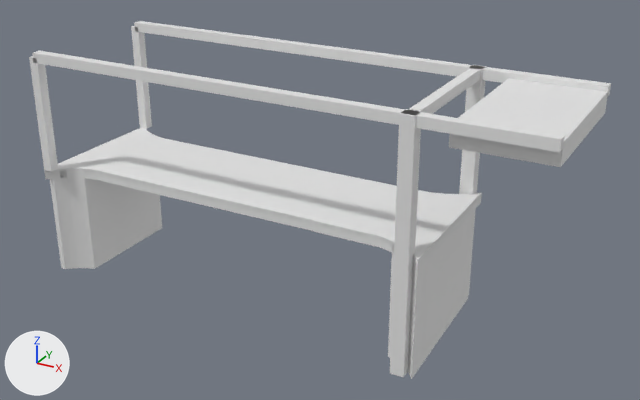
One commit to the glTF model models/taarlo/taarlo-taarlosebrug/taarlo-taarlosebrug.glb: the scene before it, then after it.
One viewpoint serves both versions: a camera (50 mm lens) standing at (40.9, -62.5, 31.4) and looking at (6.3, 0.4, -0.1). The lights are fixed; the arrows at lower left show +X, +Y and +Z. The picture after the commit comes second.

In view in the first picture: 'building:balans', 'building:balans 2', 'building:contragewicht', 'building:hamei', 'building:hamei 2', 'building:hangstang', 'building:hangstang 2', 'building:portaal', 'road:landhoofd (aangenomen)', 'road:landhoofd (aangenomen) 2', 'road:rijbaan lokale weg', 'road:rijbaan lokale weg 2', 'road:rijbaan lokale weg 3', 'road:voetpad', 'road:voetpad 5' and 7 more.
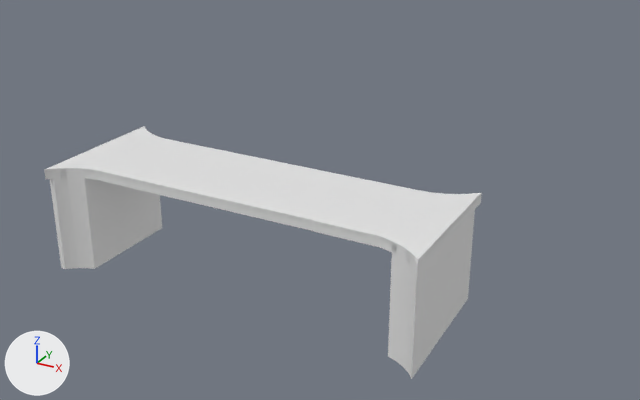
Where the change shows, as pixel boxes [x1, y1, x2, y2] in the pictures (640 x 400 px):
'building:balans 2', deleted
    before: [32, 51, 565, 152]
'building:contragewicht', deleted
    before: [449, 78, 608, 167]
'building:balans', deleted
    before: [134, 21, 611, 96]
'building:hamei 2', deleted
    before: [390, 109, 422, 377]
'building:hangstang 2', deleted
    before: [29, 56, 58, 172]
'building:hamei', deleted
    before: [459, 65, 487, 296]
'building:portaal', deleted
    before: [405, 67, 482, 114]
'building:hangstang', deleted
    before: [131, 26, 152, 129]

What changed in the scene script:
```text
Remove ob_building_hamei:
    ob_building_hamei = bpy.data.objects.new('building:hamei', me_hamei)
    ob_building_hamei.location = (0.0, 0.0, 0.0)
Remove ob_building_hamei_2:
    ob_building_hamei_2 = bpy.data.objects.new('building:hamei 2', me_hamei_2)
    ob_building_hamei_2.location = (0.0, 0.0, 0.0)
Remove ob_building_portaal:
    ob_building_portaal = bpy.data.objects.new('building:portaal', me_portaal)
    ob_building_portaal.location = (0.0, 0.0, 0.0)
Remove ob_building_balans:
    ob_building_balans = bpy.data.objects.new('building:balans', me_balans)
    ob_building_balans.location = (0.0, 0.0, 0.0)
Remove ob_building_hangstang:
    ob_building_hangstang = bpy.data.objects.new('building:hangstang', me_hangstang)
    ob_building_hangstang.location = (0.0, 0.0, 0.0)
Remove ob_building_balans_2:
    ob_building_balans_2 = bpy.data.objects.new('building:balans 2', me_balans_2)
    ob_building_balans_2.location = (0.0, 0.0, 0.0)
Remove ob_building_hangstang_2:
    ob_building_hangstang_2 = bpy.data.objects.new('building:hangstang 2', me_hangstang_2)
    ob_building_hangstang_2.location = (0.0, 0.0, 0.0)
Remove ob_building_contragewicht:
    ob_building_contragewicht = bpy.data.objects.new('building:contragewicht', me_contragewicht)
    ob_building_contragewicht.location = (0.0, 0.0, 0.0)
```
